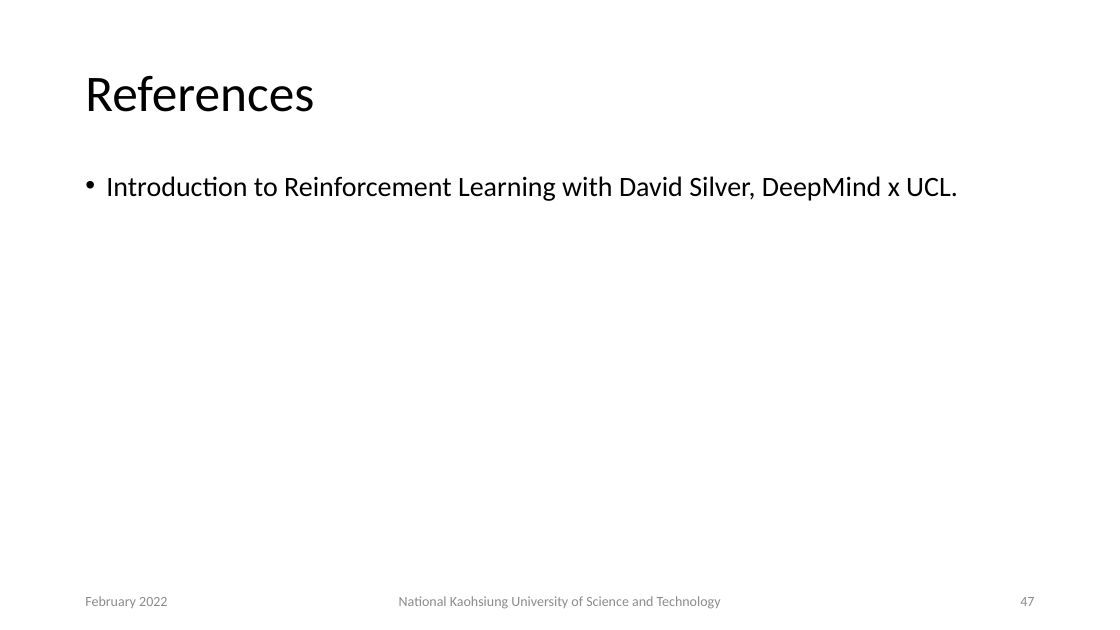
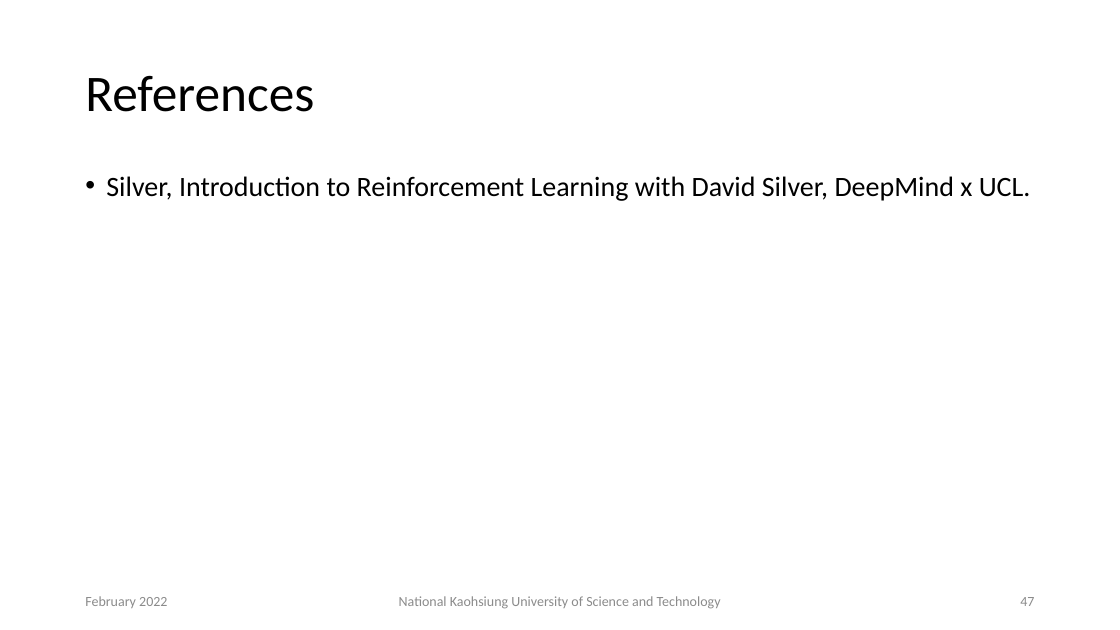
Before and after one commit to chiayisu/chiayisu.github.io, a slide deck: slide 47 of files/course_material/reinforcement-learning/PPT/Lecture2.pptx. Drawn at 1120x630 pixels with LibreOffice and Linux fonts; fonts in the diff are those of the drawing. Boxes give left, top, right and bottom in pixels: in the first picture for what was removed or moved away, otherwise in the second. Text is boxed around its words. In the diff, an @@ line names an element or a change of style, - is before the commit and + after.

```diff
--- a/files/course_material/reinforcement-learning/PPT/Lecture2.pptx
+++ b/files/course_material/reinforcement-learning/PPT/Lecture2.pptx
@@ text at (x1=106, y1=176, x2=1031, y2=201): text changed @@
-• Introduction to Reinforcement Learning with David Silver, DeepMind x UCL.
+• Silver, Introduction to Reinforcement Learning with David Silver, DeepMind x UCL.
```
Also in this commit, not shown: 2 other slides changed, 7 other files.
